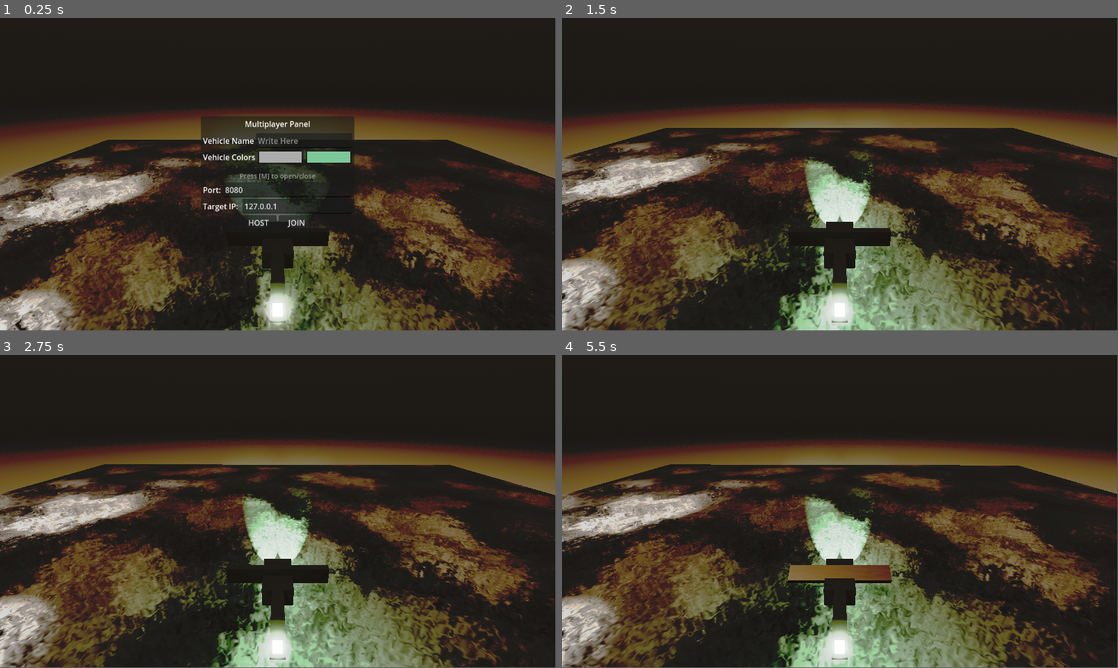
Above: before the commit, frames 1-4 (two rows, left to right).
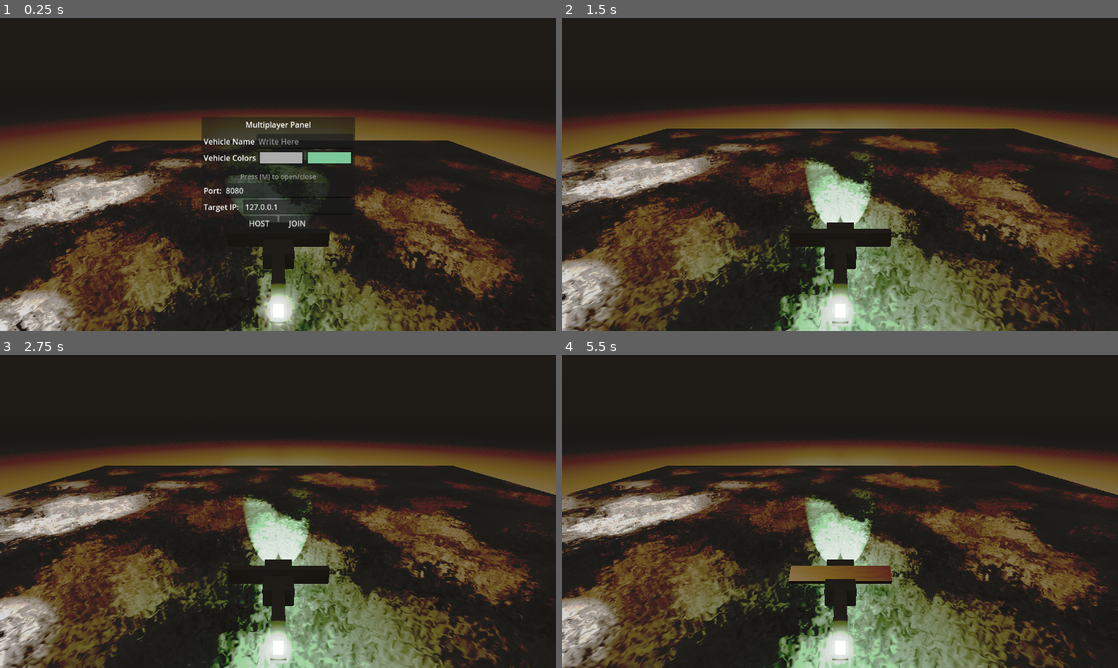
Above: after the commit, the same moments.

Repository: fracter2/here-be-le-dragon
Game: Godot game, scene res://Content/World.tscn
Same seed, same stepped clock (60 frames per second), same inputs: the game is played once before the commit and once after it.
Inputs (mouse positions are in pixels of both pictures, inside the frame that each line leads up to):
- Up to frame 1 (0.25 s): no input
- Up to frame 2 (1.5 s): click (867, 140) at 0.52 s; type "Alex" at 0.6 s; tap M (Menu) at 1.25 s; hold D (barrel_right) from 1.28 s (still down); tap P (flip_pitch) at 1.35 s
- Up to frame 3 (2.75 s): tap Space (thrust_up) at 2 s; release D (barrel_right) at 2.03 s; hold S (backward) from 2.03 s (still down); tap P (flip_pitch) at 2.1 s
- Up to frame 4 (5.5 s): release S (backward) at 2.78 s; hold D (barrel_right) 2.78-3.53 s; tap P (flip_pitch) every 0.75 s from 2.85 to 5.1 s; tap Enter at 3.5 s; hold W (forward) 3.53-4.28 s; hold A (barrel_left) from 4.28 s (still down); tap Space (thrust_up) at 5 s
In our replay, the window is 799x449 before the commit and 800x450 after it. These sizes can differ from the game's own. Grey fills any space a smaller window leaves; there, only what the larger window draws over its background counts as a difference.

The runs differ from the first frame. In frame 1, 9.2% of the frame differs, in the area x 0-100%, y 28-100%; in frame 2, 9.2%; in frame 3, 8.9%; in frame 4, 9.3%, in the area x 0-100%, y 27-100%.

Commit message:
changed window scale mode to "Windowed" and named physics layers

Diff:
--- a/Content/Helicopter.tscn
+++ b/Content/Helicopter.tscn
@@ -13,7 +13,7 @@
 properties/2/path = NodePath(".:rotation")
 properties/2/spawn = true
 properties/2/replication_mode = 1
-properties/3/path = NodePath("CollisionShape3D/Wings:rotation:x")
+properties/3/path = NodePath("Wings:rotation:x")
 properties/3/spawn = true
 properties/3/replication_mode = 1
 
@@ -106,11 +106,17 @@
 backlight = Color(0.0471107, 0.0471107, 0.0471107, 1)
 refraction_scale = -1.0
 
+[sub_resource type="BoxShape3D" id="BoxShape3D_te4uw"]
+size = Vector3(6, 0.384, 1)
+
 [sub_resource type="StandardMaterial3D" id="StandardMaterial3D_ljlqh"]
 albedo_color = Color(0.67451, 0.67451, 0.67451, 1)
 metallic = 1.0
 roughness = 0.5
 roughness_texture = SubResource("NoiseTexture2D_ljlqh")
+
+[sub_resource type="BoxShape3D" id="BoxShape3D_ih7gs"]
+size = Vector3(0.649, 0.704, 3.763)
 
 [sub_resource type="Gradient" id="Gradient_kgety"]
 interpolation_mode = 2
@@ -168,6 +174,7 @@
 
 [node name="Helicopter" type="RigidBody3D"]
 collision_layer = 2
+collision_mask = 3
 mass = 300.0
 linear_damp = 0.1
 angular_damp = 0.8
@@ -252,22 +259,27 @@
 size = Vector3(2.11, 1.672, 1)
 material = SubResource("StandardMaterial3D_6r8wy")
 
-[node name="Wings" type="CSGBox3D" parent="CollisionShape3D"]
-transform = Transform3D(1, 0, 0, 0, -4.37114e-08, -1, 0, 1, -4.37114e-08, 0, 0.860343, 0.401711)
-layers = 4
-size = Vector3(6.023, 0.384, 1)
+[node name="Wings" type="CollisionShape3D" parent="."]
+transform = Transform3D(1, 0, 0, 0, -4.37114e-08, -1, 0, 1, -4.37114e-08, 0, 0.873, 0.039)
+shape = SubResource("BoxShape3D_te4uw")
+
+[node name="Mesh" type="CSGBox3D" parent="Wings"]
+layers = 4
+collision_layer = 2
+collision_mask = 3
+size = Vector3(6, 0.384, 1)
 material = SubResource("StandardMaterial3D_ljlqh")
 
-[node name="TailJoint" type="Node3D" parent="CollisionShape3D"]
-transform = Transform3D(1, 0, 0, 0, 1, 0, 0, 0, 1, 0, 0.665238, 1.55538)
-
-[node name="Tail" type="CSGBox3D" parent="CollisionShape3D/TailJoint"]
-transform = Transform3D(1, 0, 0, 0, 1, 0, 0, 0, 1, 0, -0.00385278, 1.61553)
+[node name="Tail" type="CollisionShape3D" parent="."]
+transform = Transform3D(1, 0, 0, 0, 1, 0, 0, 0, 1, -0.00158691, 0.669281, 2.80774)
+shape = SubResource("BoxShape3D_ih7gs")
+
+[node name="Mesh" type="CSGBox3D" parent="Tail"]
 layers = 4
 size = Vector3(0.649, 0.704, 3.76259)
 material = SubResource("StandardMaterial3D_ljlqh")
 
-[node name="Tail light" type="OmniLight3D" parent="CollisionShape3D/TailJoint/Tail"]
+[node name="Tail light" type="OmniLight3D" parent="Tail/Mesh"]
 transform = Transform3D(1, 0, 0, 0, 1, 0, 0, 0, 1, -0.0135685, 0.832137, 2.17237)
 layers = 4
 light_color = Color(0.490883, 0.784855, 0.599776, 1)
@@ -279,7 +291,7 @@
 omni_range = 18.891
 omni_attenuation = 2.0
 
-[node name="Tail light Specular" type="OmniLight3D" parent="CollisionShape3D/TailJoint/Tail"]
+[node name="Tail light Specular" type="OmniLight3D" parent="Tail/Mesh"]
 transform = Transform3D(1, 0, 0, 0, 1, 0, 0, 0, 1, -0.0135685, 0.77701, 2.17888)
 layers = 4
 light_color = Color(0.490883, 0.784855, 0.599776, 1)
@@ -290,11 +302,14 @@
 omni_range = 9.43334
 omni_attenuation = 2.0
 
-[node name="TailEnd" type="CSGBox3D" parent="CollisionShape3D/TailJoint"]
-transform = Transform3D(1, 0, 0, 0, 0.862955, -0.505281, 0, 0.505281, 0.862955, 0, 0.454, 3.52746)
+[node name="TailEnd" type="CSGBox3D" parent="Tail/Mesh"]
+transform = Transform3D(1, 0, 0, 0, 0.862955, -0.505281, 0, 0.505281, 0.862955, 0, 0.457853, 1.91193)
 layers = 4
 size = Vector3(0.4, 0.791, 0.4)
 material = SubResource("StandardMaterial3D_3thc0")
+
+[node name="TailJoint" type="Node3D" parent="."]
+transform = Transform3D(1, 0, 0, 0, 1, 0, 0, 0, 1, 0, 0.675149, 1.19399)
 
 [node name="Camera3D" type="Camera3D" parent="."]
 transform = Transform3D(1, 0, 0, 0, 0.915663, 0.401948, 0, -0.401948, 0.915663, -0.00338459, 9.57543, 10.5039)
--- a/Content/helicopter.gd
+++ b/Content/helicopter.gd
@@ -26,7 +26,7 @@
 @onready var debug_thrust_pointer: MeshInstance3D = $DebugThrustPointer
 @onready var input_display: Label = $UI/InputDisplay
 @onready var multiplayer_synchronizer: MultiplayerSynchronizer = %InputSynchronizer
-@onready var wings: CSGBox3D = $CollisionShape3D/Wings
+@onready var wings: CollisionShape3D = $Wings
 
 # Called when the node enters the scene tree for the first time.
 func _ready() -> void:
@@ -69,10 +69,9 @@
 	$CollisionShape3D/Body/SpotLight3D2.light_color = secondary_c
 	$"CollisionShape3D/Body/Cockpit Light".light_color = secondary_c
 
-	$"CollisionShape3D/TailJoint/Tail/Tail light".light_color = secondary_c
-	$"CollisionShape3D/TailJoint/Tail/Tail light Specular".light_color = secondary_c
-	$CollisionShape3D/TailJoint/TailEnd.material.albedo_color = secondary_c
-
+	$"Tail/Mesh/Tail light".light_color = secondary_c
+	$"Tail/Mesh/Tail light Specular".light_color = secondary_c
+	$Tail/Mesh/TailEnd.material.albedo_color = secondary_c
 
 @rpc("any_peer", "call_local", "reliable")
 func sync_name(new_name:String):
--- a/project.godot
+++ b/project.godot
@@ -20,6 +20,10 @@
 
 Settings="*res://Settings.gd"
 MultiplayerManager="*res://Multiplayer/multiplayer_manager.gd"
+
+[display]
+
+window/stretch/mode="viewport"
 
 [dotnet]
 
@@ -146,6 +150,8 @@
 3d_render/layer_1="Default"
 3d_render/layer_2="Map"
 3d_render/layer_3="Helicoppi"
+3d_physics/layer_1="Map"
+3d_physics/layer_2="Helicopti"
 
 [rendering]
 
Not shown: 1 places in Content/Helicopter.tscn that only renumber resources
